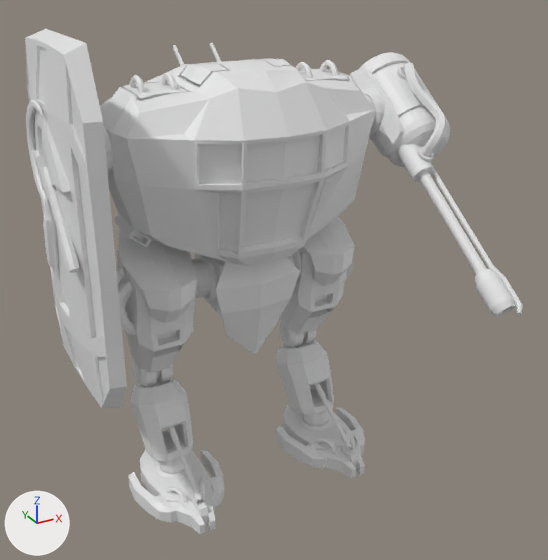
Renders of the FBX model GameJam/Assets/Models/Mecha/Mecha_Idle_01.fbx from each side of a commit.
Both versions are drawn from a camera (50 mm lens) standing at (-1.22, -2.51, 2.04) and looking at (0.06, -0.19, 0.88). The axes (+X, +Y, +Z) are drawn at lower left. The lights are the same throughout. Where no turn or scale is listed for an object, it has been applied to the vertices.

The first picture shows 'Mecha_DEF__FlameThrower_L', 'Mecha_DEF__FlameThrower_L_2', 'Mecha_DEF__FlameThrower_L_3', 'Mecha_DEF__Foot_L', 'Mecha_DEF__Foot_R', 'Mecha_DEF__Head_2', 'Mecha_DEF__Head_3', 'Mecha_DEF__Head_4', 'Mecha_DEF__Head_5', 'Mecha_DEF__LowerLeg_L', 'Mecha_DEF__LowerLeg_L_2', 'Mecha_DEF__LowerLeg_R', 'Mecha_DEF__LowerLeg_R_2', 'Mecha_DEF__Shield_R_2', 'Mecha_DEF__Shield_R_3', 'Mecha_DEF__UpperLeg_L', 'Mecha_DEF__UpperLeg_L_2', 'Mecha_DEF__UpperLeg_R', 'Mecha_DEF__UpperLeg_R_2', 'Mecha_DEF__Waist_2'.
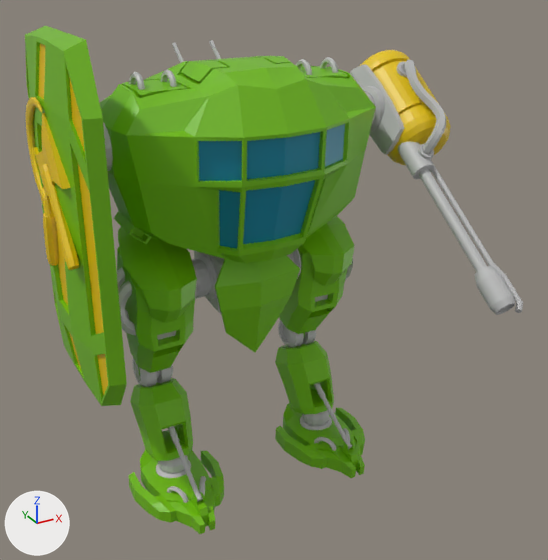
Boxes (x1, y1, x2, y2) around the edits, measured in the pictures (548 x 560 px):
'Mecha_DEF__Head_2', recoloured, moved (grey to green): before (100, 58, 376, 265); after (100, 56, 376, 263)
'Mecha_DEF__Shield_R_3', recoloured, moved (grey to green): before (25, 29, 127, 408); after (25, 26, 127, 406)
'Mecha_DEF__Head_4', recoloured, moved (grey to cyan): before (199, 127, 345, 251); after (199, 124, 345, 249)
'Mecha_DEF__Head_3', recoloured, moved (grey to green): before (122, 59, 376, 254); after (122, 56, 376, 252)
'Mecha_DEF__Shield_R_2', recoloured, moved (grey to yellow): before (26, 47, 108, 397); after (26, 43, 108, 396)
'Mecha_DEF__FlameThrower_L_2', recoloured, moved: before (361, 62, 523, 317); after (362, 60, 523, 315)
'Mecha_DEF__Waist_2', recoloured (grey to green): (215, 255, 300, 355) in both
'Mecha_DEF__UpperLeg_R_2', recoloured (grey to green): (118, 227, 197, 323) in both
'Mecha_DEF__Foot_R', recoloured (white to green): (129, 449, 224, 534) in both
'Mecha_DEF__FlameThrower_L_3', recoloured, moved (grey to yellow): before (360, 52, 450, 168); after (360, 50, 450, 165)
'Mecha_DEF__Foot_L', recoloured (grey to green): (275, 403, 365, 478) in both
'Mecha_DEF__UpperLeg_R', recoloured (grey to green): (117, 247, 195, 377) in both
'Mecha_DEF__UpperLeg_L', recoloured (grey to green): (279, 246, 348, 337) in both
'Mecha_DEF__LowerLeg_R', recoloured (grey to green): (130, 378, 193, 461) in both
'Mecha_DEF__UpperLeg_L_2', recoloured (grey to green): (301, 215, 355, 286) in both
'Mecha_DEF__LowerLeg_L', recoloured (grey to green): (275, 341, 334, 415) in both
'Mecha_DEF__FlameThrower_L', recoloured, moved: before (350, 67, 404, 157); after (350, 65, 404, 154)
'Mecha_DEF__Head_5', moved: before (103, 43, 338, 174); after (103, 40, 338, 171)
'Mecha_DEF__LowerLeg_R_2', recoloured (grey to green): (131, 393, 190, 428) in both
'Mecha_DEF__LowerLeg_L_2', recoloured (grey to green): (275, 355, 331, 385) in both

What changed in the scene script:
```text
Change me_mesh_023:
    where me_mesh_023.from_pydata(...)  # 48 vertices, 36 faces; spans x -0.453..-0.245, y -0.413..-0.117, z -0.72..-0.403
    add me_mesh_023.materials.append(mat_mecha_def__green)  # green #72bc00
Change me_mesh_005:
    where me_mesh_005.from_pydata(...)  # 144 vertices, 130 faces; spans x -0.698..-0.594, y -0.361..0.364, z -0.28..0.949
    add me_mesh_005.materials.append(mat_mecha_def__green)  # green #72bc00
Change me_mesh_004:
    where me_mesh_004.from_pydata(...)  # 305 vertices, 266 faces; spans x -0.724..-0.642, y -0.35..0.353, z -0.245..0.917
    add me_mesh_004.materials.append(mat_mecha_def__red)  # yellow #e7c300
Change me_mesh_021:
    where me_mesh_021.from_pydata(...)  # 48 vertices, 46 faces; spans x 0.218..0.474, y -0.21..0.153, z -0.08..0.249
    add me_mesh_021.materials.append(mat_mecha_def__green)  # green #72bc00
Change me_mesh_006:
    where me_mesh_006.from_pydata(...)  # 412 vertices, 788 faces; spans x -0.5..0.511, y -0.389..0.45, z 0.152..0.832
    add me_mesh_006.materials.append(mat_mecha_def__green)  # green #72bc00
Change me_mesh_031:
    where me_mesh_031.from_pydata(...)  # 48 vertices, 46 faces; spans x -0.474..-0.218, y -0.21..0.153, z -0.08..0.249
    add me_mesh_031.materials.append(mat_mecha_def__green)  # green #72bc00
Change me_mesh_011:
    where me_mesh_011.from_pydata(...)  # 24 vertices, 22 faces; spans x -0.18..0.18, y -0.201..-0.111, z -0.289..0.136
    add me_mesh_011.materials.append(mat_mecha_def__green)  # green #72bc00
Change me_mesh:
    where me_mesh.from_pydata(...)  # 48 vertices, 46 faces; spans x 0.585..0.626, y 0.277..0.641, z 0.181..0.507
    add me_mesh.materials.append(mat_mecha_def__metal)  # grey #bcbcbc
Change me_mesh_001:
    where me_mesh_001.from_pydata(...)  # 1197 vertices, 1106 faces; spans x 0.466..0.777, y -0.338..0.552, z -0.256..0.537
    add me_mesh_001.materials.append(mat_mecha_def__metal)  # grey #bcbcbc
Change me_mesh_014:
    where me_mesh_014.from_pydata(...)  # 16 vertices, 8 faces; spans x 0.245..0.453, y -0.371..-0.117, z -0.608..-0.444
    add me_mesh_014.materials.append(mat_mecha_def__green)  # green #72bc00
Change me_mesh_007:
    where me_mesh_007.from_pydata(...)  # 212 vertices, 80 faces; spans x -0.477..0.488, y -0.295..0.051, z 0.199..0.832
    add me_mesh_007.materials.append(mat_mecha_def__green)  # green #72bc00
Change me_mesh_002:
    where me_mesh_002.from_pydata(...)  # 608 vertices, 578 faces; spans x 0.6..0.874, y 0.222..0.692, z 0.123..0.557
    add me_mesh_002.materials.append(mat_mecha_def__red)  # yellow #e7c300
Change me_mesh_020:
    where me_mesh_020.from_pydata(...)  # 156 vertices, 92 faces; spans x 0.219..0.459, y -0.146..0.18, z -0.444..0.207
    add me_mesh_020.materials.append(mat_mecha_def__green)  # green #72bc00
Change me_mesh_017:
    where me_mesh_017.from_pydata(...)  # 214 vertices, 191 faces; spans x 0.161..0.527, y -0.405..0.132, z -0.906..-0.785
    add me_mesh_017.materials.append(mat_mecha_def__green)  # green #72bc00
Change me_mesh_030:
    where me_mesh_030.from_pydata(...)  # 92 vertices, 60 faces; spans x -0.459..-0.219, y -0.146..0.18, z -0.437..0.207
    add me_mesh_030.materials.append(mat_mecha_def__green)  # green #72bc00
Change me_mesh_013:
    where me_mesh_013.from_pydata(...)  # 48 vertices, 36 faces; spans x 0.245..0.453, y -0.413..-0.117, z -0.72..-0.403
    add me_mesh_013.materials.append(mat_mecha_def__green)  # green #72bc00
Change me_mesh_024:
    where me_mesh_024.from_pydata(...)  # 16 vertices, 8 faces; spans x -0.453..-0.245, y -0.371..-0.117, z -0.608..-0.444
    add me_mesh_024.materials.append(mat_mecha_def__green)  # green #72bc00
Change me_mesh_008:
    where me_mesh_008.from_pydata(...)  # 28 vertices, 8 faces; spans x -0.273..0.285, y -0.368..-0.211, z 0.219..0.631
    add me_mesh_008.materials.append(mat_mecha_def__blue)  # cyan #0085a0
Change me_mesh_027:
    where me_mesh_027.from_pydata(...)  # 212 vertices, 190 faces; spans x -0.527..-0.161, y -0.405..0.132, z -0.906..-0.785
    add me_mesh_027.materials.append(mat_mecha_def__green)  # green #72bc00
Change ob_mecha_def__shield_r_3:
    ob_mecha_def__shield_r_3.location: (0.0, -0.027, 0.837) -> (0.0, -0.027, 0.846)
Change ob_mecha_def__shield_r_2:
    ob_mecha_def__shield_r_2.location: (0.0, -0.027, 0.837) -> (0.0, -0.027, 0.846)
Change ob_mecha_def__head_5:
    ob_mecha_def__head_5.location: (0.0, 0.001, 0.836) -> (0.0, 0.001, 0.846)
Change ob_mecha_def__head_2:
    ob_mecha_def__head_2.location: (0.0, 0.001, 0.836) -> (0.0, 0.001, 0.846)
Change ob_mecha_def__flamethrower_l:
    ob_mecha_def__flamethrower_l.location: (0.0, -0.477, 1.087) -> (0.0, -0.477, 1.097)
Change ob_mecha_def__flamethrower_l_2:
    ob_mecha_def__flamethrower_l_2.location: (0.0, -0.477, 1.087) -> (0.0, -0.477, 1.097)
Change ob_mecha_def__head_3:
    ob_mecha_def__head_3.location: (0.0, 0.001, 0.836) -> (0.0, 0.001, 0.846)
Change ob_mecha_def__flamethrower_l_3:
    ob_mecha_def__flamethrower_l_3.location: (0.0, -0.477, 1.087) -> (0.0, -0.477, 1.097)
Change ob_mecha_def__head_4:
    ob_mecha_def__head_4.location: (0.0, 0.001, 0.836) -> (0.0, 0.001, 0.846)
```
